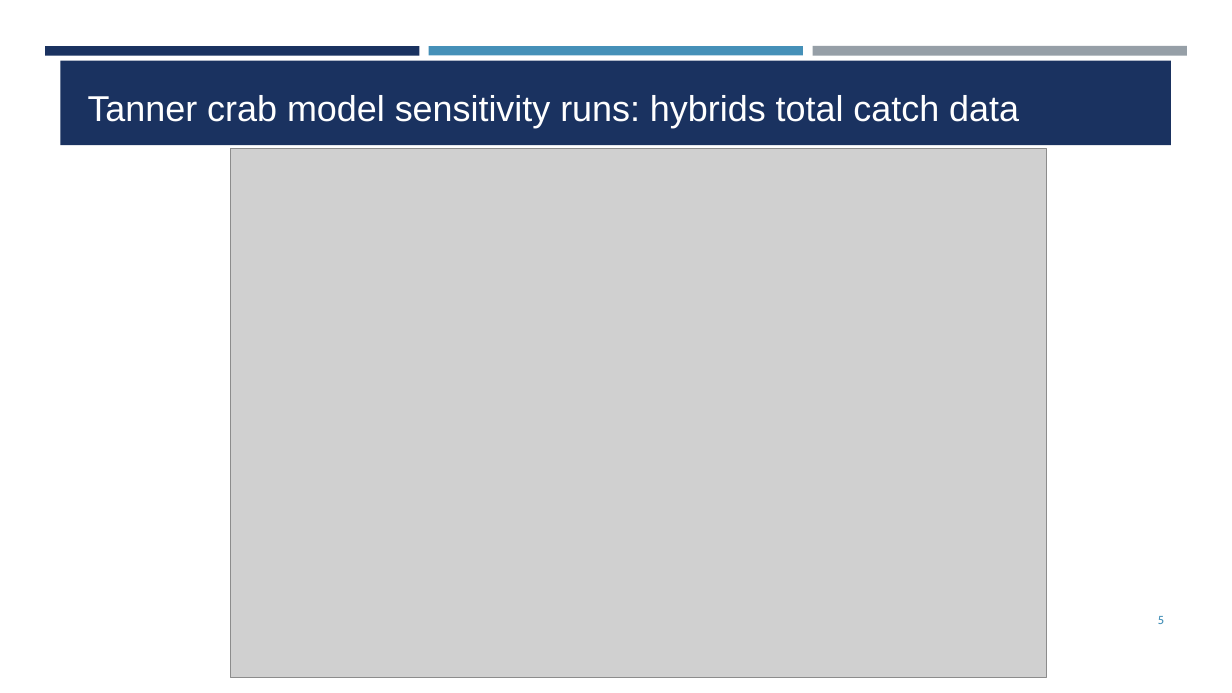
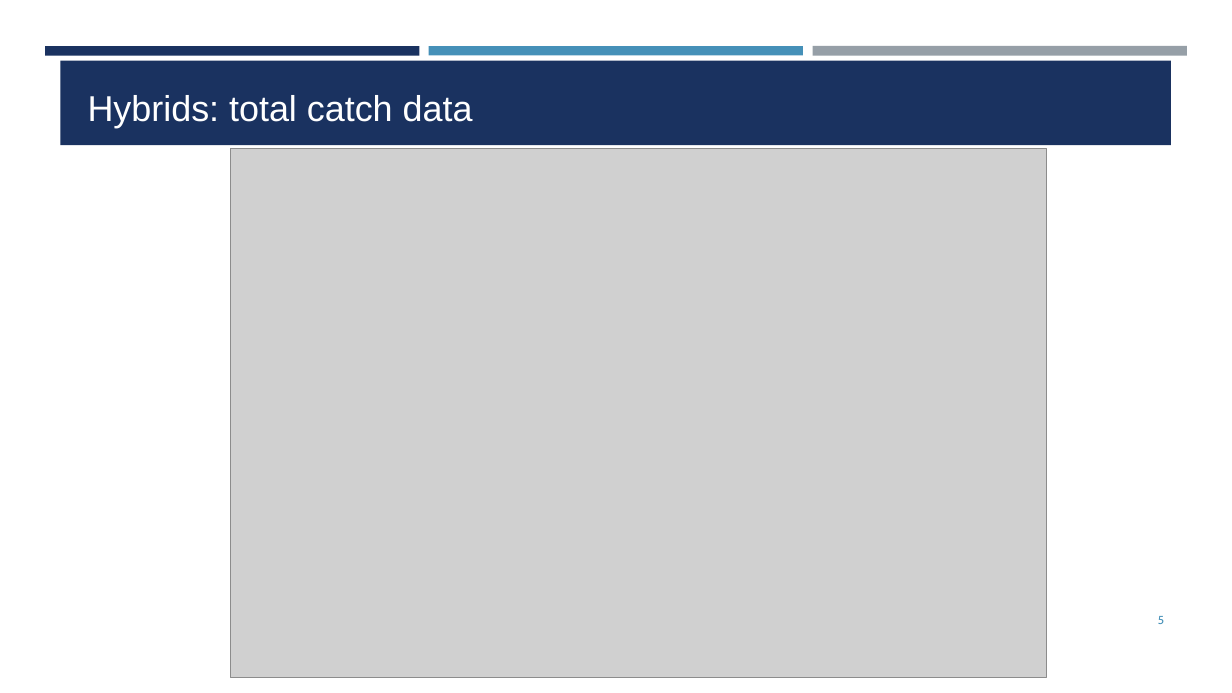
Before and after one commit to noaa-afsc/TannerCrab_2026CIEReview, a slide deck: slide 5 of presentations/HybridsConsiderations.pptx. Drawn at 1232x693 pixels with LibreOffice and Linux fonts; fonts in the diff are those of the drawing; grey boxes stand for pictures; background and template pictures are left out. Boxes give left, top, right and bottom in pixels: in the first picture for what was removed or moved away, otherwise in the second. Text is boxed around its words. In the diff, an @@ line names an element or a change of style, - is before the commit and + after.

Commit message:
20260521. Finished hybrid, assessment, bridging, updated agenda

```diff
--- a/presentations/HybridsConsiderations.pptx
+++ b/presentations/HybridsConsiderations.pptx
@@ title at (88, 95, 473, 128): text changed @@
-Tanner crab model sensitivity runs: hybrids total catch data
+Hybrids: total catch data
```
Also in this commit, not shown: 5 other slides changed, 2 slides added, 1 slide removed, 6 other files.
